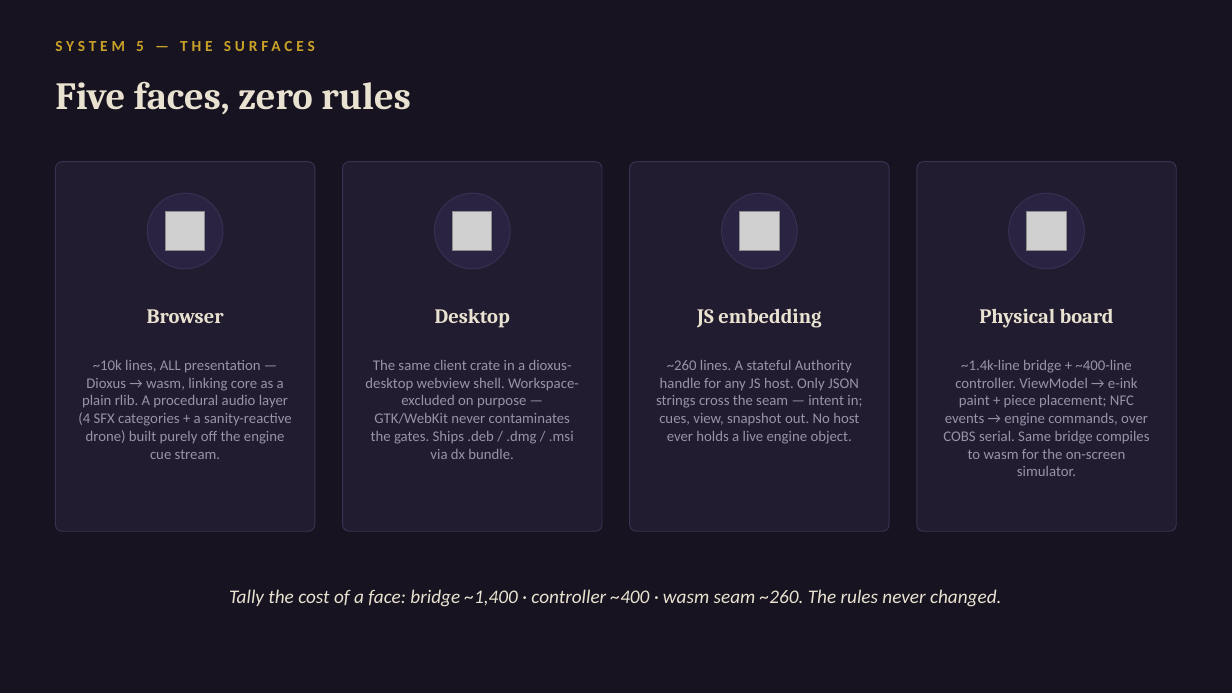
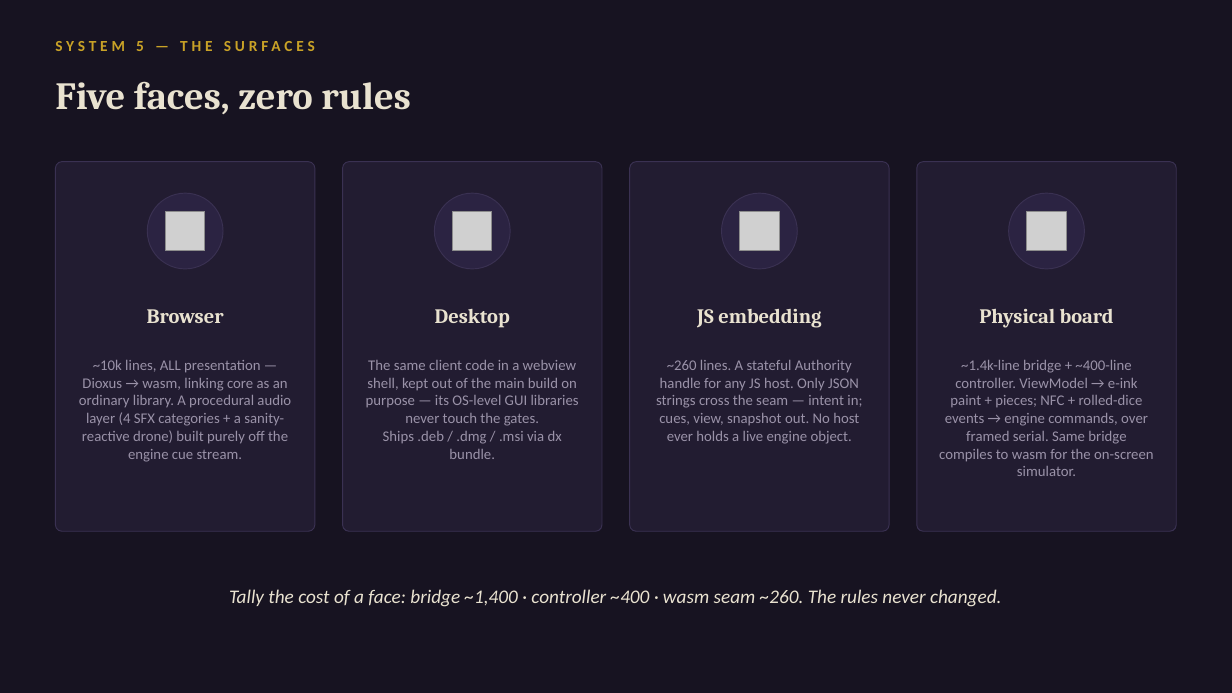
Before and after one commit to daniel0mullins/WickedWays, a slide deck: slide 7 of docs/talks/decks/03-systems-tour.pptx. Drawn at 1232x693 pixels with LibreOffice and Linux fonts; fonts in the diff are those of the drawing; grey boxes stand for pictures. Boxes give left, top, right and bottom in pixels: in the first picture for what was removed or moved away, otherwise in the second. Text is boxed around its words. In the diff, an @@ line names an element or a change of style, - is before the commit and + after.

```diff
--- a/docs/talks/decks/03-systems-tour.pptx
+++ b/docs/talks/decks/03-systems-tour.pptx
@@ text at (x1=79, y1=360, x2=291, y2=462): text changed @@
-~10k lines, ALL presentation — Dioxus → wasm, linking core as a plain rlib. A procedural audio layer (4 SFX categories + a sanity-reactive drone) built purely off the engine cue stream.
+~10k lines, ALL presentation — Dioxus → wasm, linking core as an ordinary library. A procedural audio layer (4 SFX categories + a sanity-reactive drone) built purely off the engine cue stream.
@@ text at (x1=366, y1=360, x2=579, y2=459): text changed @@
-The same client crate in a dioxus-desktop webview shell. Workspace-excluded on purpose — GTK/WebKit never contaminates the gates. Ships .deb / .dmg / .msi via dx bundle.
+The same client code in a webview shell, kept out of the main build on purpose — its OS-level GUI libraries never touch the gates. Ships .deb / .dmg / .msi via dx bundle.
@@ text at (x1=939, y1=360, x2=1153, y2=476): text changed @@
-~1.4k-line bridge + ~400-line controller. ViewModel → e-ink paint + piece placement; NFC events → engine commands, over COBS serial. Same bridge compiles to wasm for the on-screen simulator.
+~1.4k-line bridge + ~400-line controller. ViewModel → e-ink paint + pieces; NFC + rolled-dice events → engine commands, over framed serial. Same bridge compiles to wasm for the on-screen simulator.
```
Also in this commit, not shown: 5 other slides changed, 7 other files.
